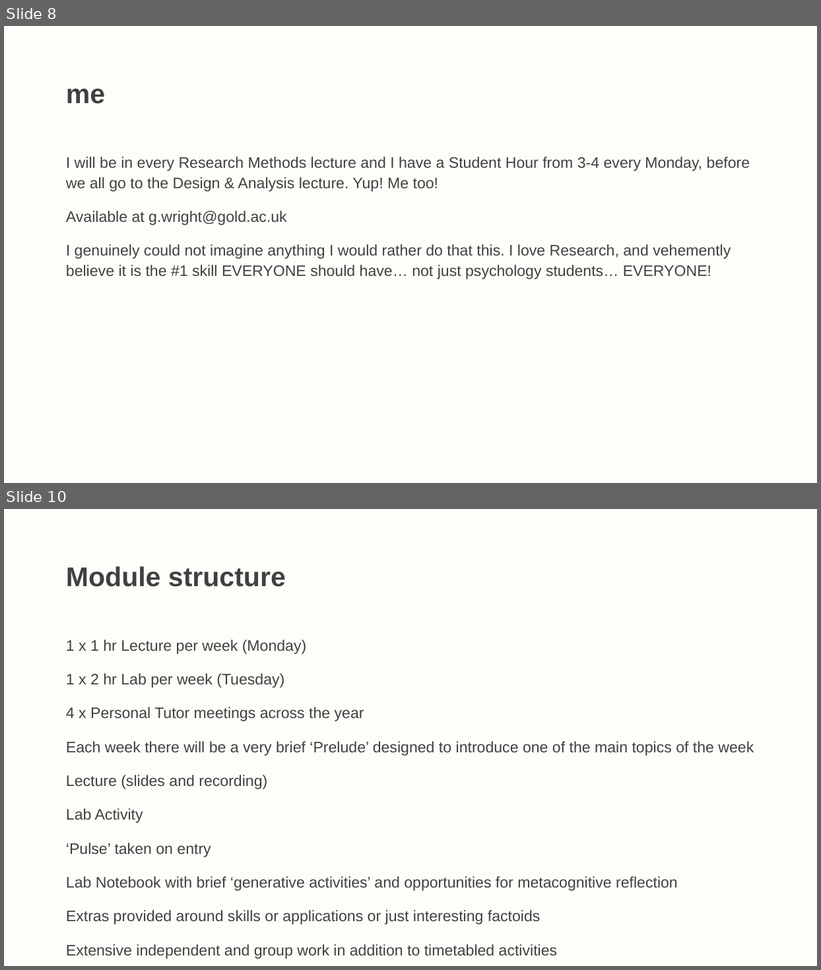
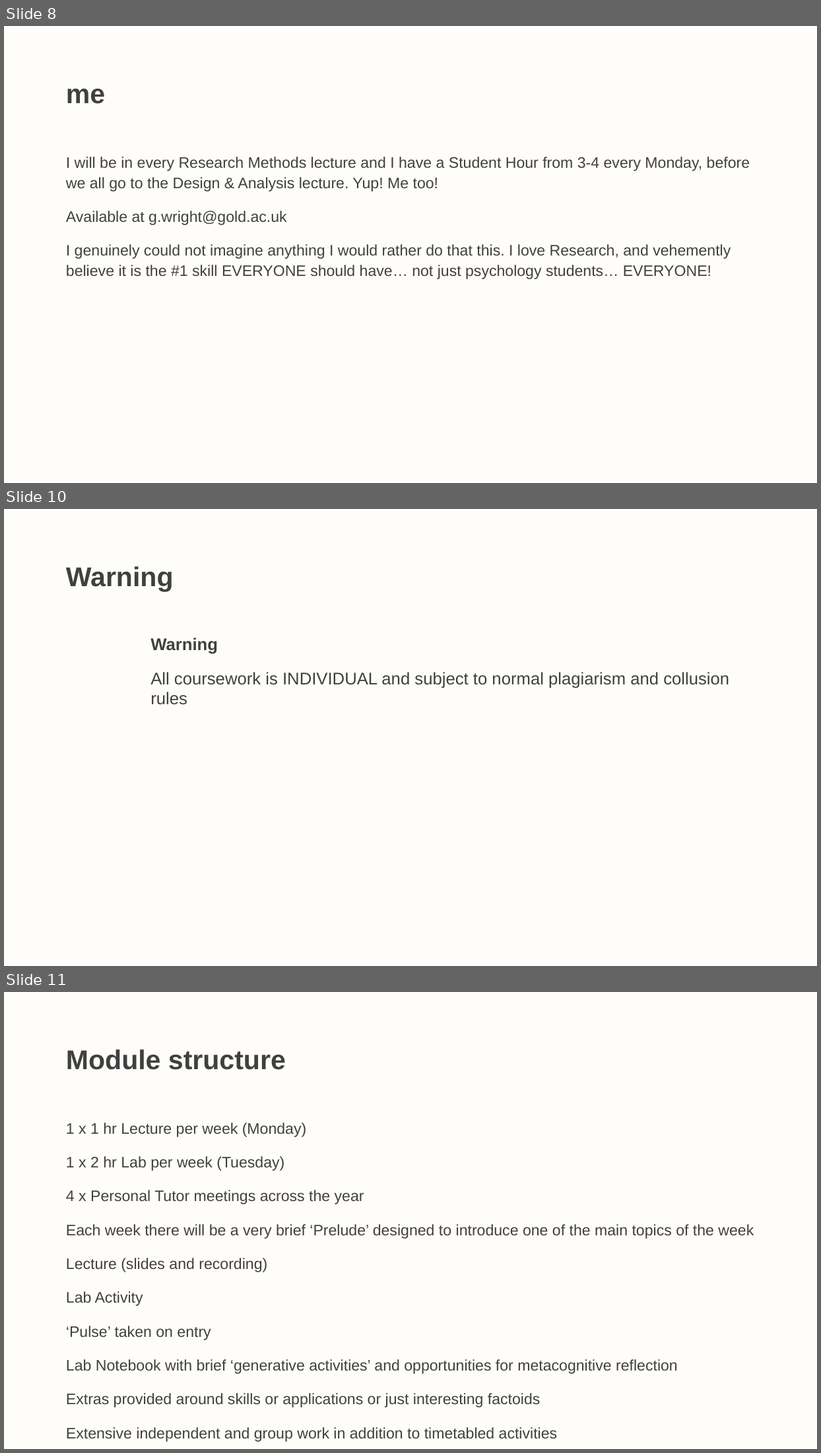
Before and after one commit to LittleMonkeyLab/PS52007Dslides, a slide deck: _site/lectures/Lecture00/Lecture00.pptx. Shown one above the other, each under a label of ours: slides 8 and 10 before the commit, slides 8, 10 and 11 after it; the slides between them are not shown. The pictures are 821x970 and 821x1453 pixels, drawn with LibreOffice and Linux fonts; fonts in the diff are those of the drawing. Boxes give left, top, right and bottom in pixels: in the first picture for what was removed or moved away, otherwise in the second. Text is boxed around its words. In the diff, an @@ line names an element or a change of style, - is before the commit and + after.

```diff
--- a/_site/lectures/Lecture00/Lecture00.pptx
+++ b/_site/lectures/Lecture00/Lecture00.pptx
@@ slide 10 added at [4,509,817,966], background #FFF2CC at 10% opacity @@
@@ title added at [66,566,174,591], 32 pt, text #404040, bold @@
+Warning
@@ text added at [151,638,729,705], 20 pt, text #404040 @@
+Warning
+All coursework is INDIVIDUAL and subject to normal plagiarism and collusion rules
@@ what was slide 10 is now slide 11 @@
```
Also in this commit, not shown: 1 slide changed, 16 other files.
